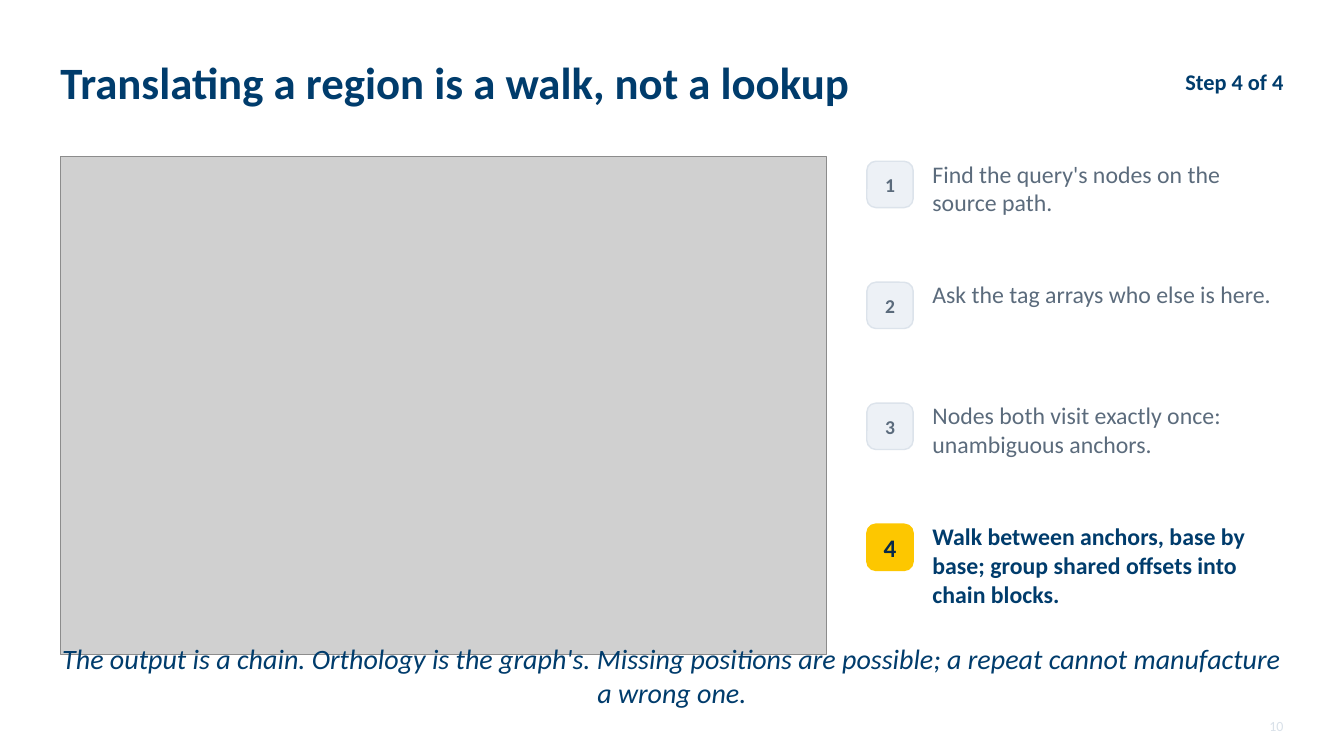
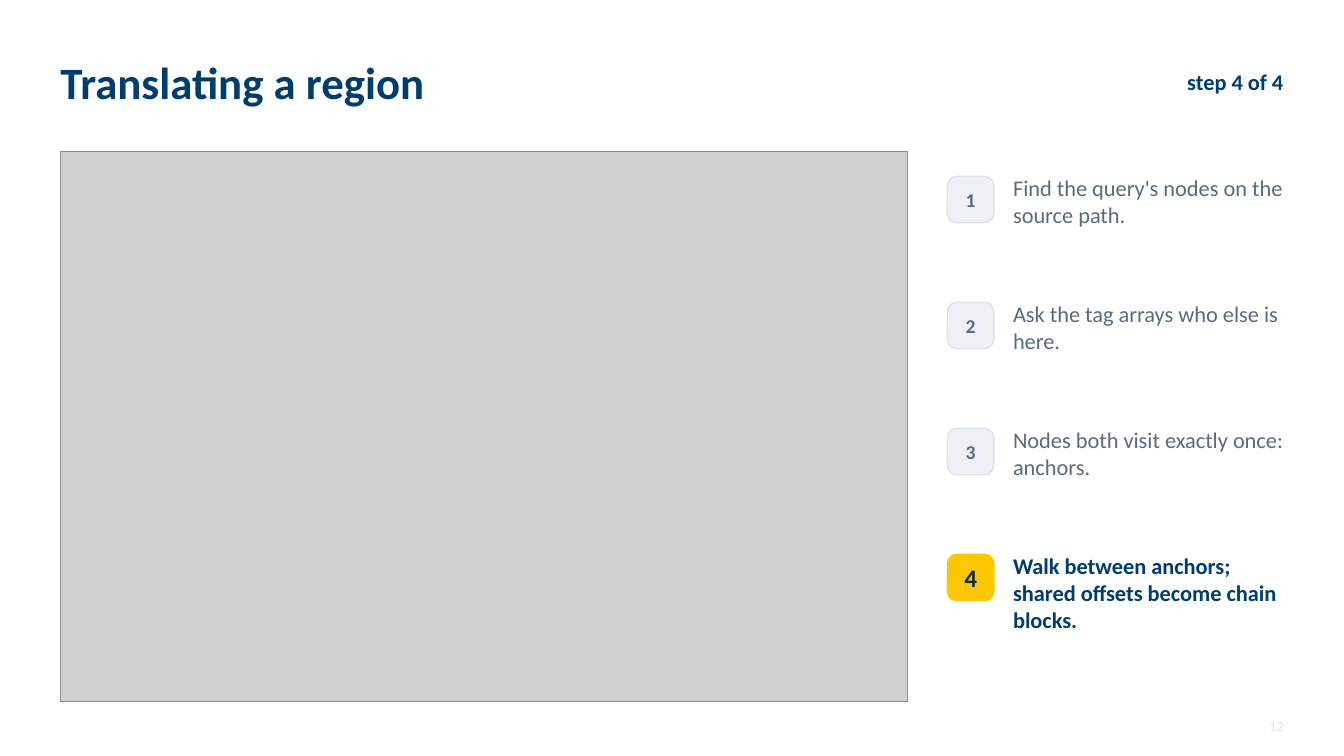
Before and after one commit to parsaeskandar/hprc_2026_poster, a slide deck: slide 12 of talk/HPRC2026_talk.pptx (slide 10 before the commit). Drawn at 1344x756 pixels with LibreOffice and Linux fonts; fonts in the diff are those of the drawing; grey boxes stand for pictures. Boxes give left, top, right and bottom in pixels: in the first picture for what was removed or moved away, otherwise in the second. Text is boxed around its words. In the diff, an @@ line names an element or a change of style, - is before the commit and + after.

Commit message:
Talk v7: simplify. Figures and screenshots first, talking points instead of a script

```diff
--- a/talk/HPRC2026_talk.pptx
+++ b/talk/HPRC2026_talk.pptx
@@ text at box(60, 67, 424, 107): text changed @@
-Translating a region is a walk, not a lookup
+Translating a region
@@ text at box(1187, 74, 1283, 94): text changed @@
-Step 4 of 4
+step 4 of 4
@@ picture: place and size @@
-picture at box(60, 156, 827, 654)
+picture at box(60, 151, 907, 702)
@@ text "1": place and size @@
-text "1" at box(885, 179, 895, 192)
+text "1" at box(966, 194, 976, 207)
@@ rounded rectangle: place and size @@
-rounded rectangle at box(867, 161, 913, 208)
+rounded rectangle at box(948, 176, 994, 223)
@@ text "Find the query's nodes on ...": place and size @@
-text "Find the query's nodes on ..." at box(932, 166, 1220, 215)
+text "Find the query's nodes on ..." at box(1013, 180, 1282, 227)
@@ text "Find the query's nodes on ..." at box(1013, 180, 1282, 227): size 17 to 16 pt @@
@@ text "2": place and size @@
-text "2" at box(885, 300, 895, 313)
+text "2" at box(966, 320, 976, 333)
@@ rounded rectangle: place and size @@
-rounded rectangle at box(867, 282, 913, 329)
+rounded rectangle at box(948, 302, 994, 349)
@@ text "Ask the tag arrays who ..." at box(1013, 306, 1278, 349): size 17 to 16 pt @@
@@ text "Ask the tag arrays who ...": place and size @@
-text "Ask the tag arrays who ..." at box(932, 286, 1270, 307)
+text "Ask the tag arrays who ..." at box(1013, 306, 1278, 349)
@@ text "3": place and size @@
-text "3" at box(885, 421, 895, 434)
+text "3" at box(966, 446, 976, 459)
@@ rounded rectangle: place and size @@
-rounded rectangle at box(867, 403, 913, 450)
+rounded rectangle at box(948, 429, 994, 475)
@@ text at box(1013, 432, 1283, 475): text changed; size 17 to 16 pt @@
-Nodes both visit exactly once: unambiguous anchors.
+Nodes both visit exactly once: anchors.
@@ text "4": place and size @@
-text "4" at box(884, 540, 897, 557)
+text "4" at box(964, 570, 977, 587)
@@ rounded rectangle: place and size @@
-rounded rectangle at box(867, 524, 913, 571)
+rounded rectangle at box(948, 555, 994, 601)
@@ text at box(1013, 558, 1277, 628): text changed; size 17 to 16 pt @@
-Walk between anchors, base by base; group shared offsets into chain blocks.
+Walk between anchors; shared offsets become chain blocks.
@@ text removed at box(62, 646, 1280, 708) @@
-The output is a chain. Orthology is the graph's. Missing positions are possible; a repeat cannot manufacture a wrong one.
```
Also in this commit, not shown: 12 other slides changed, 5 slides added, 11 slides removed, 4 other files.
